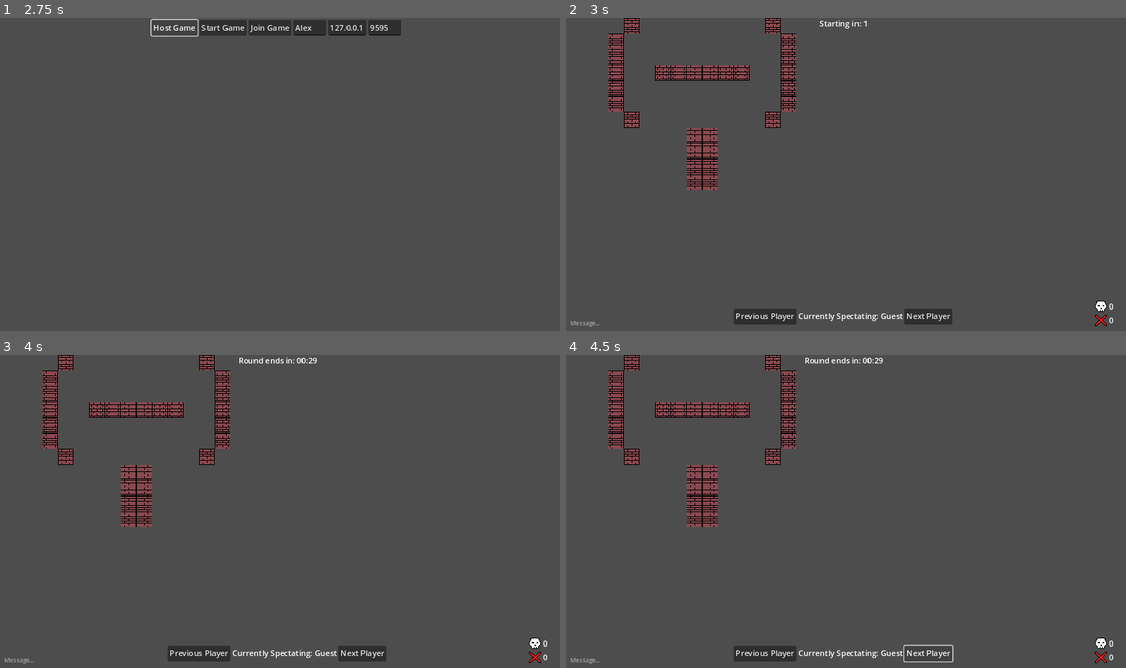
Above: before the commit, frames 1-4 (two rows, left to right).
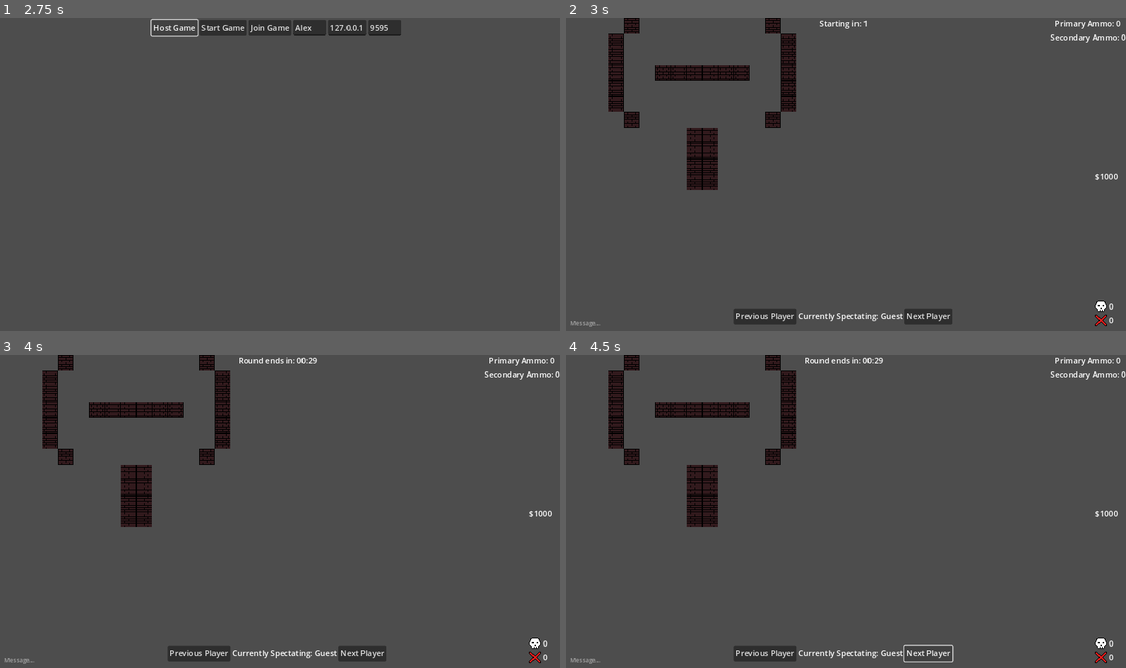
Above: after the commit, the same moments.

Repository: StormLight14/pew-pew-io
Game: Godot game, scene res://multiplayer/multiplayer.tscn
Two runs of this game, one before a commit and one after it. Both use one fixed random seed, a clock stepped at 60 frames per second and the inputs below.
Inputs (mouse positions are in pixels of both pictures, inside the frame that each line leads up to):
- Up to frame 1 (2.75 s): click (308, 27) at 0.52 s; type "Alex" at 0.6 s; click "Join Game" at 1.25 s; click "Host Game" at 2 s
- Up to frame 2 (3 s): click "Start Game" at 2.75 s
- Up to frame 3 (4 s): click (84, 661) at 3.52 s; type "12" at 3.6 s
- Up to frame 4 (4.5 s): click "Next Player" at 4.25 s

Frame 1 is identical in both runs. In frame 2, 2.9% of the frame differs, in the area x 7-100%, y 0-55%; in frame 3, 2.9%; in frame 4, 2.9%.

Commit message:
idk i added a bunch of crap

Diff:
--- a/GameValues.gd
+++ b/GameValues.gd
@@ -3,7 +3,10 @@
 var players = {}
 var typing = false
 var can_interact = false
+var shop_open = false
 var messages = ""
+
+var player_money = 1000
 
 signal message_sent_signal
 signal player_killed_signal
@@ -18,8 +21,6 @@
 
 @rpc("any_peer", "call_local", "reliable")
 func player_killed(killer_id, victim_id):
-	print(killer_id)
-	print(victim_id)
 	players[killer_id].kills += 1
 	players[victim_id].deaths += 1
 
--- a/Items.gd
+++ b/Items.gd
@@ -11,6 +11,7 @@
 		"display-name": "AK-47",
 		"price": 2700,
 		"damage": 36,
+		"spread": 0.2,
 		"magazine-capacity": 30,
 		"reserve-ammo": 90,
 		"purchasable-by": "T",
@@ -24,6 +25,7 @@
 		"display-name": "M4A4",
 		"price": 3100,
 		"damage": 33,
+		"spread": 0.2,
 		"magazine-capacity": 30,
 		"reserve-ammo": 90,
 		"purchasable-by": "CT",
@@ -37,6 +39,7 @@
 		"display-name": "SG 553",
 		"price": 3000,
 		"damage": 30,
+		"spread": 0.2,
 		"magazine-capacity": 30,
 		"reserve-ammo": 90,
 		"purchasable-by": "T",
@@ -50,6 +53,7 @@
 		"display-name": "AUG",
 		"price": 3300,
 		"damage": 28,
+		"spread": 0.2,
 		"magazine-capacity": 30,
 		"reserve-ammo": 90,
 		"purchasable-by": "CT",
@@ -63,6 +67,7 @@
 		"display-name": "AWP",
 		"price": 4750,
 		"damage": 115,
+		"spread": 0.2,
 		"magazine-capacity": 5,
 		"reserve-ammo": 30,
 		"purchasable-by": "BOTH",
@@ -76,6 +81,7 @@
 		"display-name": "SSG 08",
 		"price": 1700,
 		"damage": 88,
+		"spread": 0.2,
 		"magazine-capacity": 10,
 		"reserve-ammo": 90,
 		"purchasable-by": "BOTH",
@@ -89,6 +95,7 @@
 		"display-name": "Glock 18",
 		"price": 400,
 		"damage": 30,
+		"spread": 0.2,
 		"magazine-capacity": 20,
 		"reserve-ammo": 120,
 		"purchasable-by": "T",
@@ -102,6 +109,7 @@
 		"display-name": "USP",
 		"price": 500,
 		"damage": 33,
+		"spread": 0.2,
 		"magazine-capacity": 12,
 		"reserve-ammo": 100,
 		"purchasable-by": "CT",
--- a/bullet/bullet.gd
+++ b/bullet/bullet.gd
@@ -7,8 +7,10 @@
 var team = "CT"
 var player_id = 0
 
+func _ready():
+	velocity = bullet_direction * speed
+
 func _physics_process(delta):
-	velocity = (bullet_direction).normalized()  * speed
 	global_position += velocity * delta
 
 func _on_body_entered(body):
--- a/level/level.tscn
+++ b/level/level.tscn
@@ -98,7 +98,7 @@
 layout_mode = 2
 text = "Starting in: 5"
 
-[node name="ScrollContainer" type="ScrollContainer" parent="GameUI"]
+[node name="MessageUI" type="ScrollContainer" parent="GameUI"]
 anchors_preset = 2
 anchor_top = 1.0
 anchor_bottom = 1.0
@@ -109,7 +109,7 @@
 grow_vertical = 0
 follow_focus = true
 
-[node name="Messages" type="Label" parent="GameUI/ScrollContainer"]
+[node name="Messages" type="Label" parent="GameUI/MessageUI"]
 unique_name_in_owner = true
 layout_mode = 2
 
@@ -192,8 +192,25 @@
 text = "0"
 
 [node name="AmmoUI" type="CenterContainer" parent="GameUI"]
-offset_right = 40.0
-offset_bottom = 40.0
+anchors_preset = 1
+anchor_left = 1.0
+anchor_right = 1.0
+offset_left = -141.0
+offset_bottom = 50.0
+grow_horizontal = 0
+
+[node name="VBoxContainer" type="VBoxContainer" parent="GameUI/AmmoUI"]
+layout_mode = 2
+
+[node name="PrimaryAmmo" type="Label" parent="GameUI/AmmoUI/VBoxContainer"]
+layout_mode = 2
+text = "Primary Ammo: 0"
+horizontal_alignment = 1
+
+[node name="SecondaryAmmo" type="Label" parent="GameUI/AmmoUI/VBoxContainer"]
+layout_mode = 2
+text = "Secondary Ammo: 0"
+horizontal_alignment = 1
 
 [node name="ShopUI" type="CenterContainer" parent="GameUI"]
 unique_name_in_owner = true
@@ -292,6 +309,22 @@
 script = ExtResource("5_ge0j8")
 buy_item = "usp"
 
+[node name="MoneyUI" type="CenterContainer" parent="GameUI"]
+anchors_preset = 6
+anchor_left = 1.0
+anchor_top = 0.5
+anchor_right = 1.0
+anchor_bottom = 0.5
+offset_left = -79.0
+offset_top = -20.0
+offset_bottom = 20.0
+grow_horizontal = 0
+grow_vertical = 2
+
+[node name="MoneyLabel" type="Label" parent="GameUI/MoneyUI"]
+layout_mode = 2
+text = "$1000"
+
 [node name="StartTimer" type="Timer" parent="."]
 one_shot = true
 
@@ -300,8 +333,7 @@
 one_shot = true
 
 [node name="CanvasModulate" type="CanvasModulate" parent="."]
-visible = false
-color = Color(0.703808, 0.703808, 0.703808, 1)
+color = Color(0.362829, 0.362829, 0.362829, 1)
 
 [node name="TileMap" type="TileMap" parent="."]
 tile_set = SubResource("TileSet_q6k7m")
@@ -313,5 +345,13 @@
 [connection signal="text_submitted" from="GameUI/MessageLine" to="GameUI" method="_on_line_edit_text_submitted"]
 [connection signal="pressed" from="GameUI/SpectateUI/HBoxContainer/SpectatePrevious" to="GameUI" method="_on_spectate_previous_pressed"]
 [connection signal="pressed" from="GameUI/SpectateUI/HBoxContainer/SpectateNext" to="GameUI" method="_on_spectate_next_pressed"]
+[connection signal="pressed" from="GameUI/ShopUI/VBoxContainer/Rifles/AK47" to="GameUI/ShopUI/VBoxContainer/Rifles/AK47" method="_on_pressed"]
+[connection signal="pressed" from="GameUI/ShopUI/VBoxContainer/Rifles/M4A4" to="GameUI/ShopUI/VBoxContainer/Rifles/M4A4" method="_on_pressed"]
+[connection signal="pressed" from="GameUI/ShopUI/VBoxContainer/Rifles/SG553" to="GameUI/ShopUI/VBoxContainer/Rifles/SG553" method="_on_pressed"]
+[connection signal="pressed" from="GameUI/ShopUI/VBoxContainer/Rifles/AUG" to="GameUI/ShopUI/VBoxContainer/Rifles/AUG" method="_on_pressed"]
+[connection signal="pressed" from="GameUI/ShopUI/VBoxContainer/Rifles/AWP" to="GameUI/ShopUI/VBoxContainer/Rifles/AWP" method="_on_pressed"]
+[connection signal="pressed" from="GameUI/ShopUI/VBoxContainer/Rifles/SSG" to="GameUI/ShopUI/VBoxContainer/Rifles/SSG" method="_on_pressed"]
+[connection signal="pressed" from="GameUI/ShopUI/VBoxContainer/Pistols/Glock18" to="GameUI/ShopUI/VBoxContainer/Pistols/Glock18" method="_on_pressed"]
+[connection signal="pressed" from="GameUI/ShopUI/VBoxContainer/Pistols/USP" to="GameUI/ShopUI/VBoxContainer/Pistols/USP" method="_on_pressed"]
 [connection signal="timeout" from="StartTimer" to="." method="_on_start_timer_timeout"]
 [connection signal="timeout" from="EndTimer" to="." method="_on_end_timer_timeout"]
--- a/multiplayer/multiplayer.gd
+++ b/multiplayer/multiplayer.gd
@@ -68,6 +68,7 @@
 	print("start timer timeout")
 
 func _on_join_pressed():
+	print(address_input.text)
 	join_game(address_input.text, port_input.text.to_int())
 
 func host_game(port: int):
--- a/player/player.gd
+++ b/player/player.gd
@@ -60,7 +60,7 @@
 		follow_mouse()
 
 		if GameValues.typing == false:
-			if GameValues.can_interact:
+			if GameValues.can_interact and GameValues.shop_open == false:
 				attack()
 				movement()
 
@@ -98,16 +98,33 @@
 			attack_delay.start()
 
 			if item_is_gun:
-				spawn_bullet.rpc(global_position.direction_to(bullet_spawn_point.global_position), multiplayer.get_unique_id())
+				spawn_bullet.rpc((global_position.direction_to(bullet_spawn_point.global_position)).rotated(get_spread_angle()), multiplayer.get_unique_id())
+				%NoSpread.start(0.3)
+
 		if item_dict["firing-mode"] == "automatic" and Input.is_action_pressed("attack"):
 			attack_delay.start()
 
 			if item_is_gun:
-				spawn_bullet.rpc(global_position.direction_to(bullet_spawn_point.global_position), multiplayer.get_unique_id())
+				spawn_bullet.rpc((global_position.direction_to(bullet_spawn_point.global_position)).rotated(get_spread_angle()), multiplayer.get_unique_id())
+				%NoSpread.start(0.3)
+
+func get_spread_angle():
+	var spread
+	var spread_angle
+
+	if %NoSpread.is_stopped() == false:
+		spread = inventory_items[equipped_item]["spread"]
+		spread_angle = RandomNumberGenerator.new().randf_range(-spread, spread)
+	else:
+		spread = 0
+		spread_angle = 0
+
+	return spread_angle
 
 @rpc("any_peer", "call_local", "reliable")
 func spawn_bullet(direction = Vector2.ZERO, player_id = 1):
 	var bullet = load("res://bullet/bullet.tscn").instantiate()
+
 	bullet.bullet_direction = direction
 	bullet.global_position = bullet_spawn_point.global_position
 	bullet.team = team
--- a/player/player.tscn
+++ b/player/player.tscn
@@ -57,7 +57,6 @@
 position = Vector2(0.87, -39.53)
 
 [node name="GunLight" type="PointLight2D" parent="RotationPivot"]
-visible = false
 position = Vector2(1, 0)
 shadow_enabled = true
 texture = ExtResource("5_rpd21")
@@ -124,4 +123,8 @@
 texture = ExtResource("7_1uwwp")
 texture_scale = 5.0
 
+[node name="NoSpread" type="Timer" parent="."]
+unique_name_in_owner = true
+one_shot = true
+
 [connection signal="area_entered" from="Hurtbox" to="." method="_on_hurtbox_area_entered"]
--- a/ui/buy_button.gd
+++ b/ui/buy_button.gd
@@ -1,6 +1,14 @@
 extends Button
 
-@export var buy_item = "ak-47"
+@export var buy_item := "ak-47"
+
+var price
 
 func _ready():
-	text = Items.items[buy_item]["display-name"] + "\n" + "$" + str(Items.items[buy_item]["price"])
+	price = Items.items[buy_item]["price"]
+	text = Items.items[buy_item]["display-name"] + "\n" + "$" + str(price)
+
+func _on_pressed():
+	if price <= GameValues.player_money:
+		GameValues.player_money -= price
+		print("you bought the gun woah")
--- a/ui/game_ui.gd
+++ b/ui/game_ui.gd
@@ -11,12 +11,13 @@
 func _process(_delta):
 	if Input.is_action_just_pressed("buy_menu"):
 		shop_ui.visible = not shop_ui.visible
+		GameValues.shop_open = not GameValues.shop_open
 		update_buy_menu()
 
 func update_buy_menu():
 	for buy_button in get_tree().get_nodes_in_group("BuyButton"):
 		buy_button.disabled = true
-		if Items.items[buy_button.buy_item]["purchasable-by"] == GameValues.players[multiplayer.get_unique_id()].team or Items.items[buy_button.buy_item]["purchasable-by"] == "BOTH":
+		if (Items.items[buy_button.buy_item]["purchasable-by"] == GameValues.players[multiplayer.get_unique_id()].team or Items.items[buy_button.buy_item]["purchasable-by"] == "BOTH") and Items.items[buy_button.buy_item]["price"] <= GameValues.player_money:
 			buy_button.disabled = false
 
 func make_visible():
